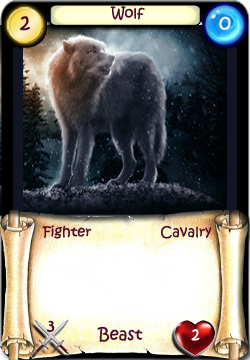
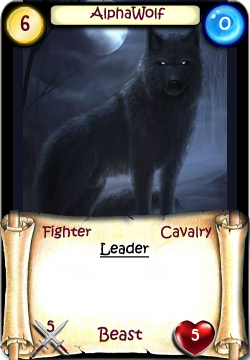
Layer changes from the first w=250, h=360 image to the second:
painted on "gold" over (x1=20, y1=15, x2=30, y2=31)
painted on "Health" (1st of 2, in "Text") over (x1=191, y1=328, x2=200, y2=341)
painted on "Attack" (1st of 2, in "Text") over (x1=46, y1=320, x2=55, y2=333)
painted on "Name" over (x1=90, y1=6, x2=166, y2=21)
added layer "Leader" in group "Text" over (x1=100, y1=242, x2=149, y2=258)
renamed "Layer 18" to "Layer 14", painted on it over (x1=0, y1=0, x2=228, y2=258)
